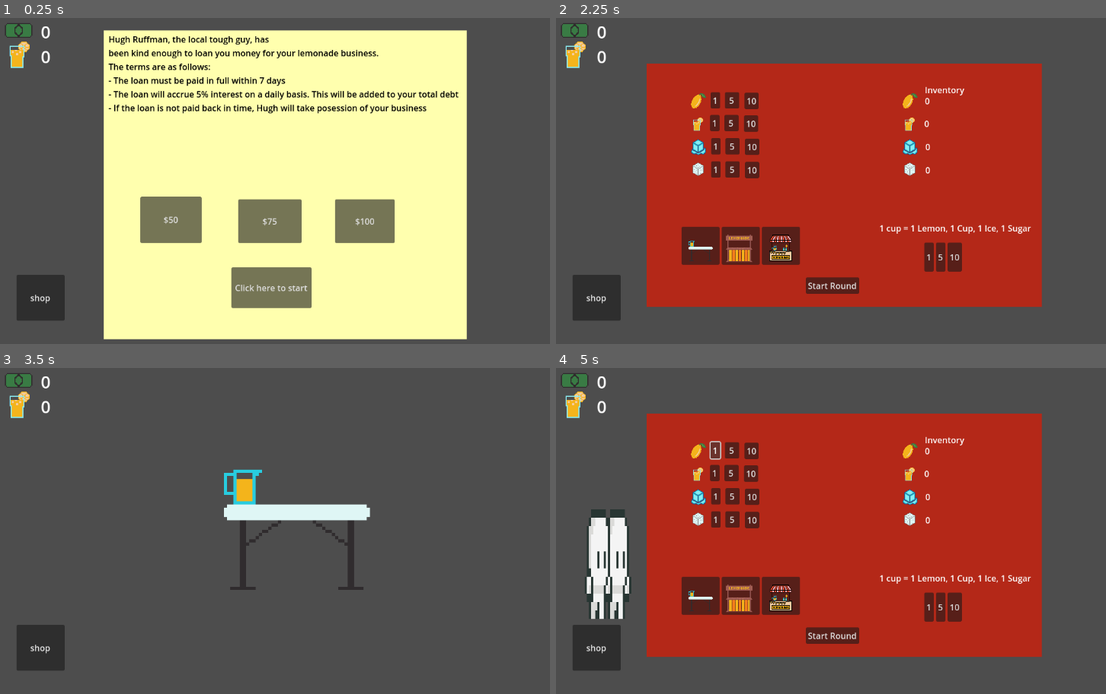
Above: before the commit, frames 1-4 (two rows, left to right).
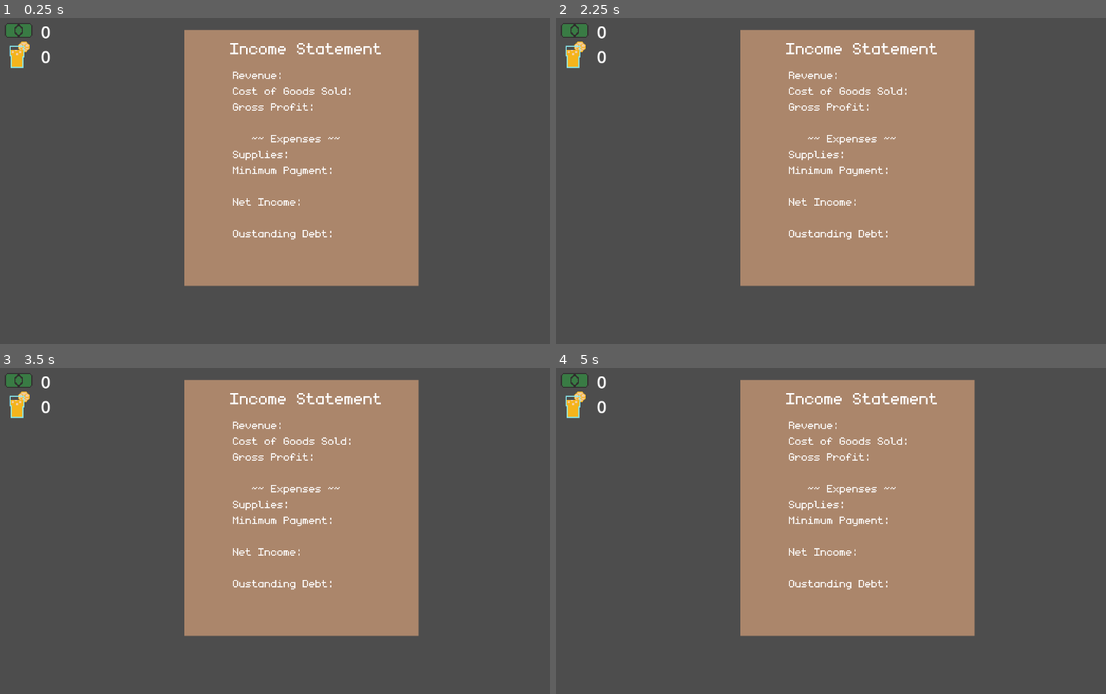
Above: after the commit, the same moments.

Repository: Jrees98/GMTK24
Game: Godot game, scene res://Scenes/main.tscn
Two runs of this game, one before a commit and one after it. Both use one fixed random seed, a clock stepped at 60 frames per second and the inputs below.
Inputs (mouse positions are in pixels of both pictures, inside the frame that each line leads up to):
- Up to frame 1 (0.25 s): no input
- Up to frame 2 (2.25 s): click (594, 298) at 0.5 s, where only the run before the commit has a clickable "shop"; click (831, 285) at 1.25 s, where only the run before the commit has a clickable "Start Round"; click (825, 288) at 2 s, where only the run before the commit has a clickable "Click here to start"
- Up to frame 3 (3.5 s): click (275, 635) at 2.75 s, where only the run before the commit has a clickable "Start Round"
- Up to frame 4 (5 s): click (594, 648) at 3.5 s, where only the run before the commit has a clickable "shop"; click (715, 449) at 4.25 s, where only the run before the commit has a clickable "1"

The runs differ from the first frame. In frame 1, 64% of the frame differs, in the area x 3-85%, y 3-99%; in frame 2, 59%; in frame 3, 35%; in frame 4, 62%.

Commit message:
add income statement outline

Diff:
--- a/Scenes/customer.tscn
+++ b/Scenes/customer.tscn
@@ -1,9 +1,11 @@
-[gd_scene load_steps=19 format=3 uid="uid://dt1lpyyp3t26g"]
+[gd_scene load_steps=21 format=3 uid="uid://dt1lpyyp3t26g"]
 
 [ext_resource type="Texture2D" uid="uid://wyopdvj041js" path="res://Assets/Base Character - Free/walk.png" id="1_ft5u5"]
 [ext_resource type="Script" path="res://Scripts/customer.gd" id="1_m5wn8"]
 [ext_resource type="Texture2D" uid="uid://roebrgu2ff1o" path="res://Assets/Base Character - Free/idle.png" id="2_elsmo"]
 [ext_resource type="AudioStream" uid="uid://b6v8wc7gdgb4n" path="res://Assets/coin-3-42413.mp3" id="4_rie7u"]
+[ext_resource type="FontFile" uid="uid://byp1sa2n5wlp0" path="res://Assets/monogram.ttf" id="5_4q4cn"]
+[ext_resource type="Texture2D" uid="uid://br8f5qfttmbbf" path="res://Assets/text_bubble.png" id="5_o38wv"]
 
 [sub_resource type="CapsuleShape2D" id="CapsuleShape2D_lc16t"]
 radius = 8.0
@@ -127,4 +129,20 @@
 [node name="AudioStreamPlayer2D" type="AudioStreamPlayer2D" parent="."]
 stream = ExtResource("4_rie7u")
 
+[node name="TextBubble" type="Sprite2D" parent="."]
+visible = false
+position = Vector2(120.5, -33.75)
+scale = Vector2(20, 3)
+texture = ExtResource("5_o38wv")
+
+[node name="Label" type="Label" parent="TextBubble"]
+offset_left = -2.375
+offset_top = -4.54167
+offset_right = 21.625
+offset_bottom = 8.45833
+scale = Vector2(0.255686, 0.33488)
+theme_override_colors/font_color = Color(0, 0.894118, 0, 1)
+theme_override_fonts/font = ExtResource("5_4q4cn")
+text = "Test"
+
 [connection signal="timeout" from="PurchasedLemonade" to="." method="_on_purchased_lemonade_timeout"]
--- a/Scenes/main.tscn
+++ b/Scenes/main.tscn
@@ -12,6 +12,7 @@
 [ext_resource type="PackedScene" uid="uid://empr3fx3ecca" path="res://Scenes/make_lemonade.tscn" id="8_dqkwq"]
 [ext_resource type="Texture2D" uid="uid://bntyosts55lrc" path="res://Assets/Untitled 13.png" id="8_oib8b"]
 [ext_resource type="Texture2D" uid="uid://cr6adtfc1fgn7" path="res://Assets/Untitled 14.png" id="9_c5dqx"]
+[ext_resource type="FontFile" uid="uid://byp1sa2n5wlp0" path="res://Assets/monogram.ttf" id="11_rg7gv"]
 [ext_resource type="Texture2D" uid="uid://cymcts2c76c7e" path="res://Assets/Untitled 7.png" id="12_jp0pq"]
 [ext_resource type="Texture2D" uid="uid://iadk35qmxj2d" path="res://Assets/Untitled 3.png" id="13_uqnds"]
 [ext_resource type="Texture2D" uid="uid://bk8u0vw5s4mf3" path="res://Assets/Untitled 8.png" id="14_bn7ue"]
@@ -138,6 +139,7 @@
 
 [node name="StartScreen" type="CanvasLayer" parent="."]
 process_mode = 3
+visible = false
 
 [node name="ColorRect" type="ColorRect" parent="StartScreen"]
 offset_left = 202.0
@@ -187,6 +189,95 @@
 - The loan will accrue 5% interest on a daily basis. This will be added to your total debt
 - If the loan is not paid back in time, Hugh will take posession of your business"
 
+[node name="IncomeStatement" type="CanvasLayer" parent="."]
+
+[node name="ColorRect" type="ColorRect" parent="IncomeStatement"]
+offset_left = 354.0
+offset_top = 37.0
+offset_right = 797.0
+offset_bottom = 522.0
+color = Color(0.670588, 0.52549, 0.419608, 1)
+
+[node name="IncomeStatement" type="Label" parent="IncomeStatement/ColorRect"]
+layout_mode = 0
+offset_left = 87.0
+offset_top = 14.0
+offset_right = 375.0
+offset_bottom = 52.0
+theme_override_fonts/font = ExtResource("11_rg7gv")
+theme_override_font_sizes/font_size = 48
+text = "Income Statement"
+
+[node name="VBoxContainer" type="VBoxContainer" parent="IncomeStatement/ColorRect"]
+layout_mode = 0
+offset_left = 92.0
+offset_top = 71.0
+offset_right = 320.0
+offset_bottom = 419.0
+
+[node name="Revenue" type="Label" parent="IncomeStatement/ColorRect/VBoxContainer"]
+layout_mode = 2
+theme_override_fonts/font = ExtResource("11_rg7gv")
+theme_override_font_sizes/font_size = 32
+text = "Revenue:"
+
+[node name="Cogs" type="Label" parent="IncomeStatement/ColorRect/VBoxContainer"]
+layout_mode = 2
+theme_override_fonts/font = ExtResource("11_rg7gv")
+theme_override_font_sizes/font_size = 32
+text = "Cost of Goods Sold:"
+
+[node name="GrossProfit" type="Label" parent="IncomeStatement/ColorRect/VBoxContainer"]
+layout_mode = 2
+theme_override_fonts/font = ExtResource("11_rg7gv")
+theme_override_font_sizes/font_size = 32
+text = "Gross Profit:"
+
+[node name="Spacer" type="Label" parent="IncomeStatement/ColorRect/VBoxContainer"]
+layout_mode = 2
+theme_override_fonts/font = ExtResource("11_rg7gv")
+theme_override_font_sizes/font_size = 32
+
+[node name="Expenses" type="Label" parent="IncomeStatement/ColorRect/VBoxContainer"]
+layout_mode = 2
+theme_override_fonts/font = ExtResource("11_rg7gv")
+theme_override_font_sizes/font_size = 32
+text = "   ~~ Expenses ~~"
+
+[node name="Supplies" type="Label" parent="IncomeStatement/ColorRect/VBoxContainer"]
+layout_mode = 2
+theme_override_fonts/font = ExtResource("11_rg7gv")
+theme_override_font_sizes/font_size = 32
+text = "Supplies:"
+
+[node name="Minimumpayment" type="Label" parent="IncomeStatement/ColorRect/VBoxContainer"]
+layout_mode = 2
+theme_override_fonts/font = ExtResource("11_rg7gv")
+theme_override_font_sizes/font_size = 32
+text = "Minimum Payment:"
+
+[node name="Spacer2" type="Label" parent="IncomeStatement/ColorRect/VBoxContainer"]
+layout_mode = 2
+theme_override_fonts/font = ExtResource("11_rg7gv")
+theme_override_font_sizes/font_size = 32
+
+[node name="NetIncome" type="Label" parent="IncomeStatement/ColorRect/VBoxContainer"]
+layout_mode = 2
+theme_override_fonts/font = ExtResource("11_rg7gv")
+theme_override_font_sizes/font_size = 32
+text = "Net Income:"
+
+[node name="Spacer3" type="Label" parent="IncomeStatement/ColorRect/VBoxContainer"]
+layout_mode = 2
+theme_override_fonts/font = ExtResource("11_rg7gv")
+theme_override_font_sizes/font_size = 32
+
+[node name="OustandingDebt" type="Label" parent="IncomeStatement/ColorRect/VBoxContainer"]
+layout_mode = 2
+theme_override_fonts/font = ExtResource("11_rg7gv")
+theme_override_font_sizes/font_size = 32
+text = "Oustanding Debt:"
+
 [node name="Global_Controller" type="Node" parent="."]
 process_mode = 3
 script = ExtResource("2_iagkp")
@@ -240,13 +331,6 @@
 process_mode = 3
 wait_time = 50.0
 one_shot = true
-
-[node name="shoptest" type="Button" parent="."]
-offset_left = 37.0
-offset_top = 501.0
-offset_right = 128.0
-offset_bottom = 588.0
-text = "shop"
 
 [connection signal="pressed" from="Shop/Start_Round" to="." method="_on_start_round_pressed"]
 [connection signal="pressed" from="Shop/ShopsHBox/TableTier1" to="." method="_on_table_tier_1_pressed"]
@@ -257,4 +341,3 @@
 [connection signal="pressed" from="StartScreen/Borrow75" to="." method="_on_borrow_75_pressed"]
 [connection signal="pressed" from="StartScreen/Borrow100" to="." method="_on_borrow_100_pressed"]
 [connection signal="timeout" from="RoundTimer" to="." method="_on_round_timer_timeout"]
-[connection signal="pressed" from="shoptest" to="." method="_on_shoptest_pressed"]
--- a/Scripts/customer.gd
+++ b/Scripts/customer.gd
@@ -4,7 +4,7 @@
 var direction = Vector2.ZERO
 var moving : bool
 func _ready():
-	pass
+	$TextBubble/Label.text = ""
 
 func _physics_process(delta):
 	if moving:
@@ -12,11 +12,14 @@
 	lemonade_cost = Global.lemonade_cost
 
 func move_forward():
+	$TextBubble.visible = false
+	$TextBubble/Label.text = ""
 	$AnimatedSprite2D.play("walk")
 	velocity.x = direction.x * speed
 	move_and_slide()
 
 func purchase_lemonade():
+	#$TextBubble.visible = true
 	moving = false
 	velocity = Vector2.ZERO
 	$AnimatedSprite2D.play("idle_north")
@@ -24,6 +27,7 @@
 	Global.dollars += lemonade_cost
 	Global.cups_of_lemonade -= 1
 	$AudioStreamPlayer2D.play()
+	$TextBubble/Label.text = "What a hot day!"
 	print(Global.dollars)
 
 func set_direction(dir: Vector2):
Binary file added: Assets/text_bubble.png
Not shown, added: Assets/text_bubble.png.import
Not shown: 1 places in Scenes/main.tscn that only renumber resources
